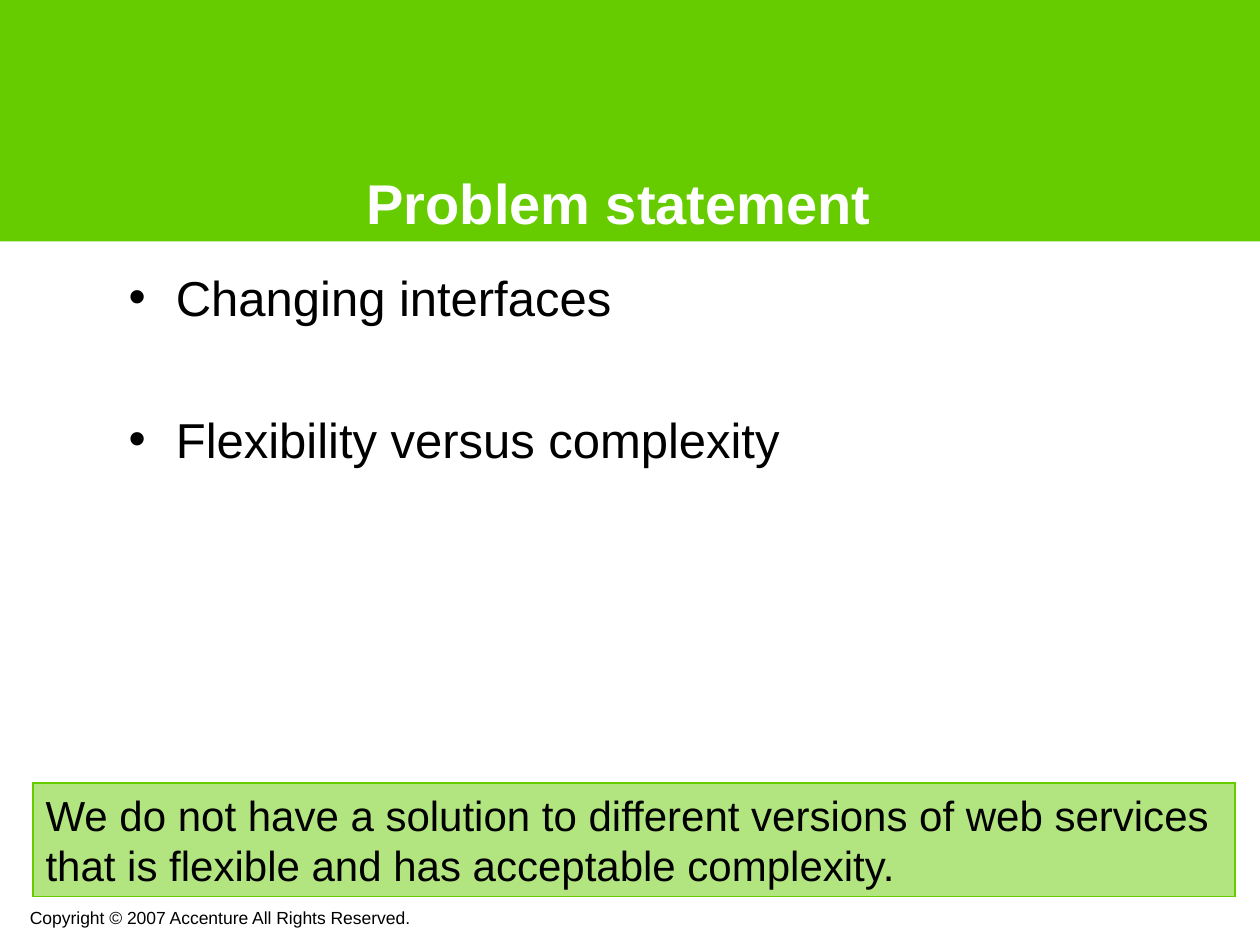
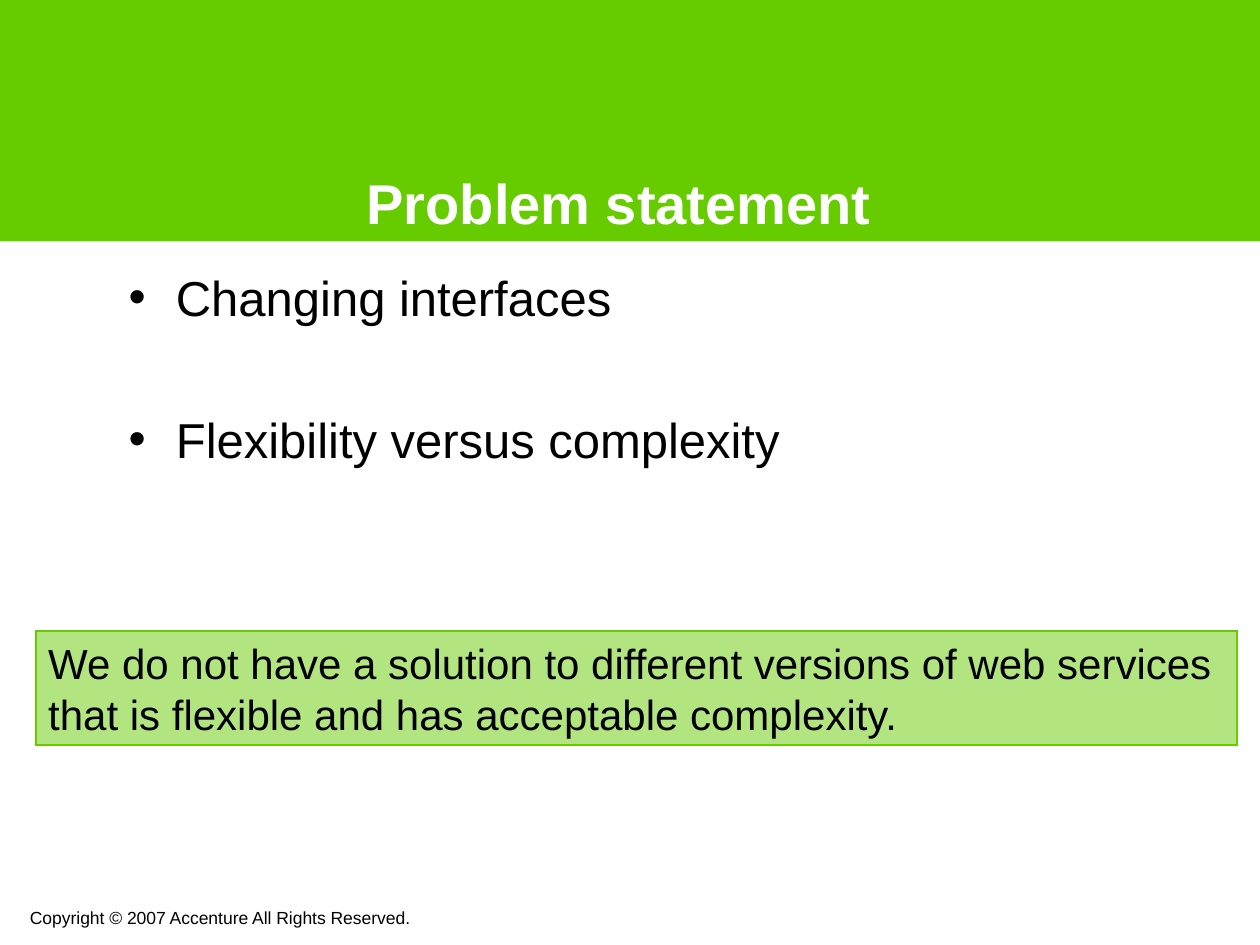
Before and after one commit to noushadali/osgi-samples, a slide deck: slide 5 of congress-registration/documentation/Webservice versioning using osgi.ppt. Drawn at 1260x945 pixels with LibreOffice and Linux fonts; fonts in the diff are those of the drawing; background and template pictures are left out. Boxes give left, top, right and bottom in pixels: in the first picture for what was removed or moved away, otherwise in the second. Text is boxed around its words. In the diff, an @@ line names an element or a change of style, - is before the commit and + after.

```diff
--- a/congress-registration/documentation/Webservice versioning using osgi.ppt
+++ b/congress-registration/documentation/Webservice versioning using osgi.ppt
@@ rectangle "We do not have a ...": place and size @@
-rectangle "We do not have a ..." at box(33, 782, 1235, 896)
+rectangle "We do not have a ..." at box(35, 631, 1237, 745)
```
Also in this commit, not shown: 2 other slides changed, 1 slide added.
